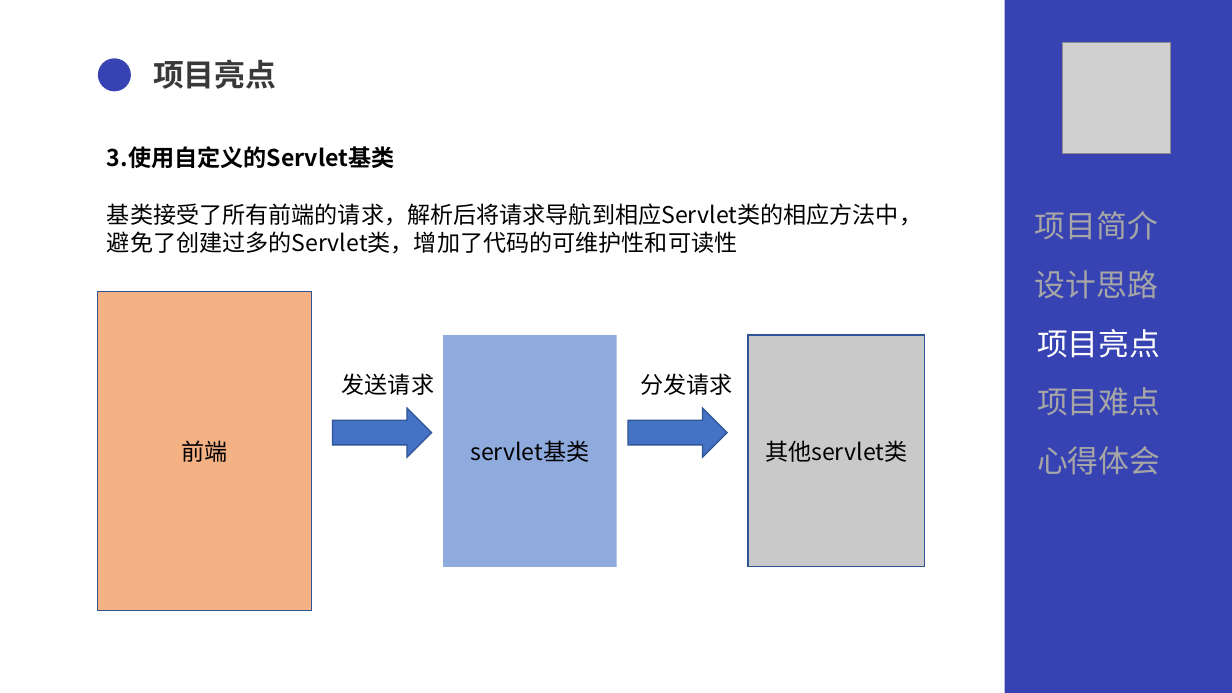
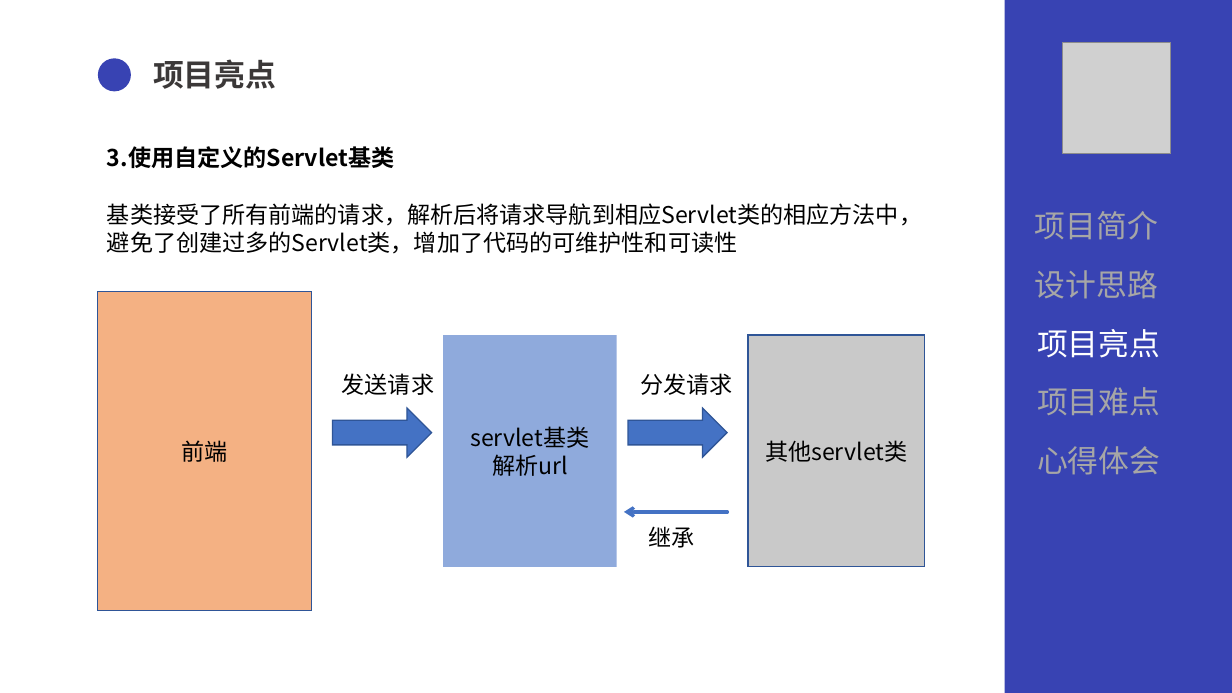
Before and after one commit to sangby/project, a slide deck: slide 11 of document/document/ppt/QG答辩汇报.pptx. Drawn at 1232x693 pixels with LibreOffice and Linux fonts; fonts in the diff are those of the drawing; grey boxes stand for pictures. Boxes give left, top, right and bottom in pixels: in the first picture for what was removed or moved away, otherwise in the second. Text is boxed around its words. In the diff, an @@ line names an element or a change of style, - is before the commit and + after.

```diff
--- a/document/document/ppt/QG答辩汇报.pptx
+++ b/document/document/ppt/QG答辩汇报.pptx
@@ text in rectangle at <box>492,454,568,476</box>: paragraph added @@
+解析url
@@ arrow added from (727, 512) to (624, 512), #4472C4 2.5 pt @@
@@ text added at <box>649,526,695,548</box>, 18 pt, text #000000 @@
+继承
```
Also in this commit, not shown: 5 other slides changed.
